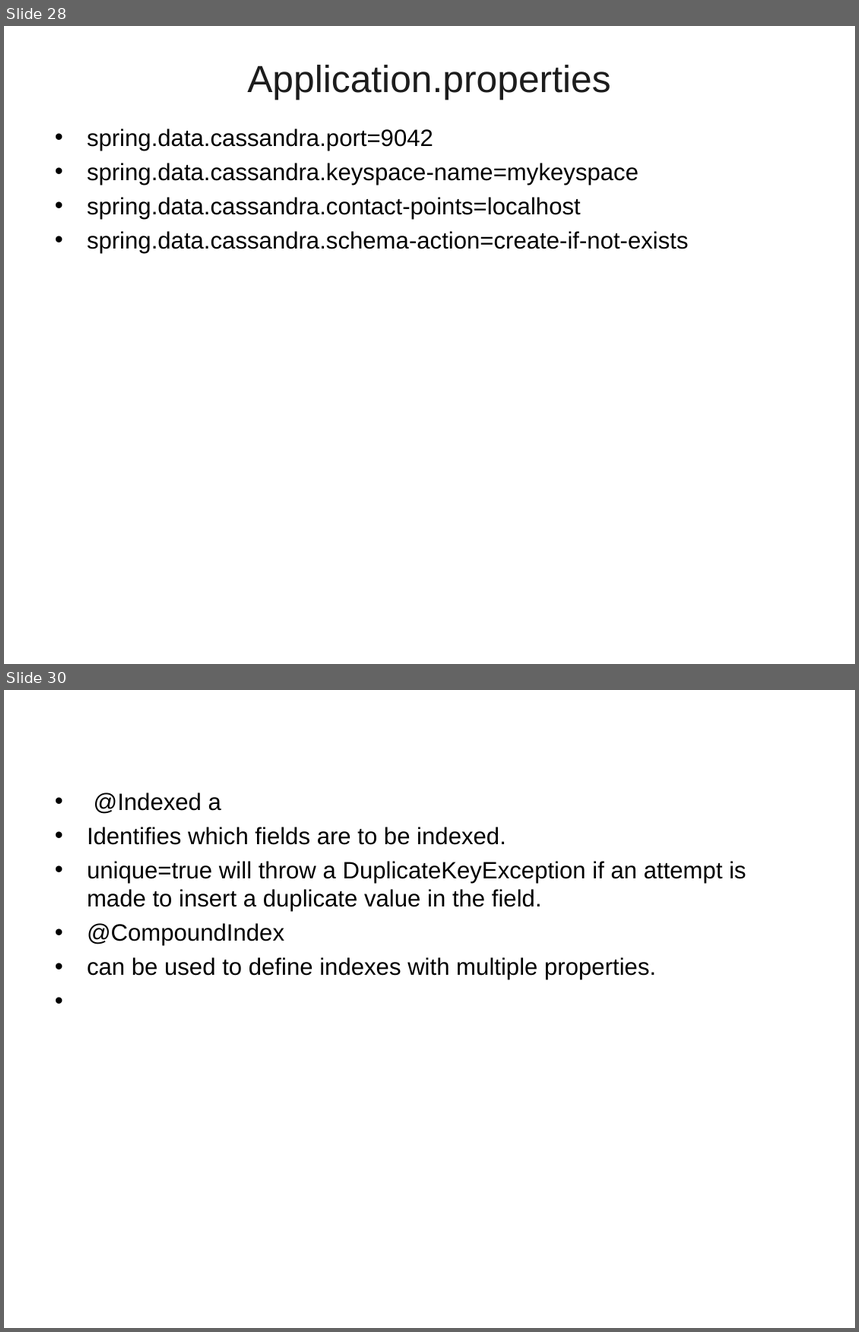
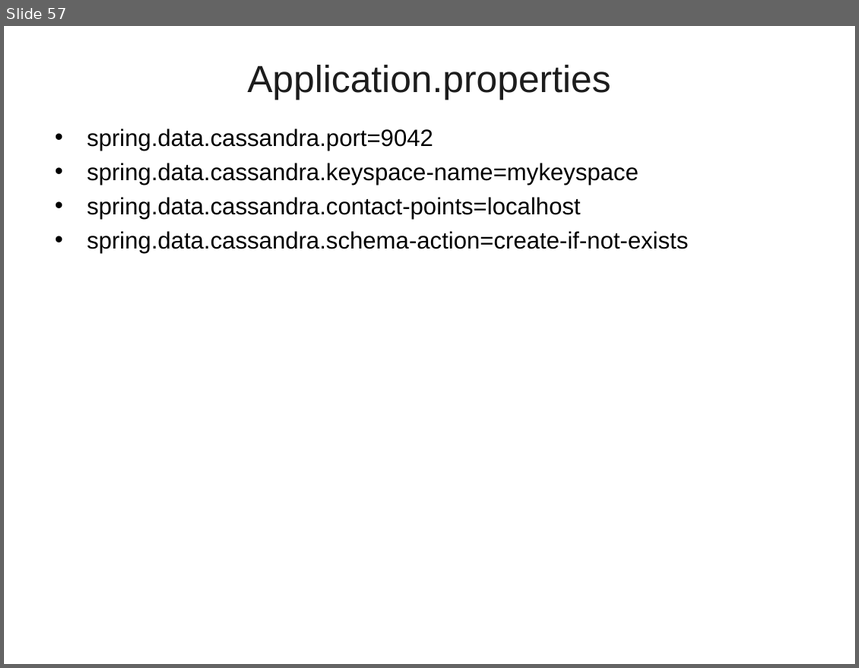
Before and after one commit to vicky-sai/PPTs, a slide deck: SpringData_NoSQL.ppt. Shown one above the other, each under a label of ours: slides 28 and 30 before the commit, slide 57 after it; the slides between them are not shown. The pictures are 859x1332 and 859x668 pixels, drawn with LibreOffice and Linux fonts; fonts in the diff are those of the drawing; background and template pictures are left out. Boxes give left, top, right and bottom in pixels: in the first picture for what was removed or moved away, otherwise in the second. Text is boxed around its words. In the diff, an @@ line names an element or a change of style, - is before the commit and + after.

```diff
--- a/SpringData_NoSQL.ppt
+++ b/SpringData_NoSQL.ppt
@@ slide 30 removed at (4,690,855,1328), background picture (left out) @@
@@ text removed at (87,793,746,980) @@
-• @Indexed a
-• Identifies which fields are to be indexed.
-• unique=true will throw a DuplicateKeyException if an attempt is made to insert a duplicate value in the field.
-• @CompoundIndex
-• can be used to define indexes with multiple properties.
@@ what was slide 28 is now slide 57 @@
```
Also in this commit, not shown: 1 slide changed, 29 slides added, 2 other slides removed.
